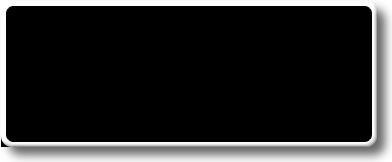
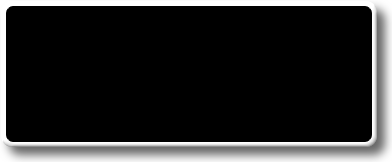
Layers edited between the first and the second (392, 162) image:
painted on "black box" over (1, 1, 11, 147)
